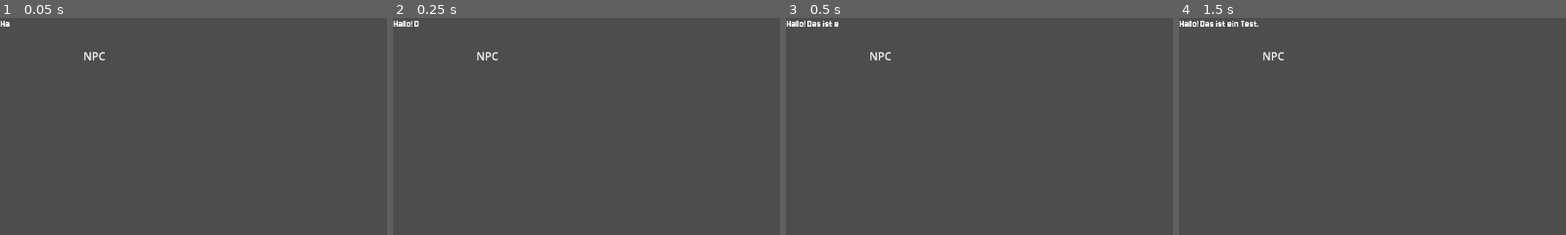
Above: before the commit, frames 1-4 (left to right).
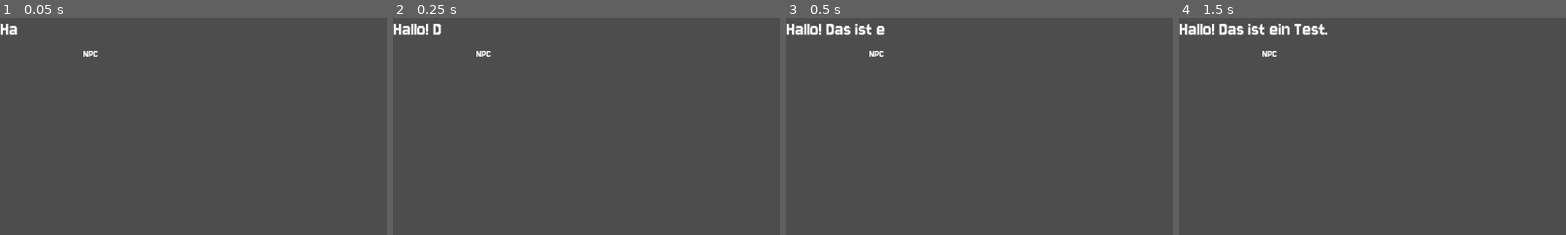
Above: after the commit, the same moments.

Repository: Tiltnick/ip2gd
Game: Godot game, scene res://scenes/dialog/dialog_manager.tscn
Two runs of this game, one before a commit and one after it. Both use one fixed random seed, a clock stepped at 60 frames per second and the inputs below. The project has no main scene, so this scene is started directly.
Inputs:
- Up to frame 1 (0.05 s): no input
- Up to frame 2 (0.25 s): no input
- Up to frame 3 (0.5 s): no input
- Up to frame 4 (1.5 s): tap Enter (ui_accept) at 0.5, 1.35 s; hold Enter (ui_accept) 0.53-1.28 s
The pictures show only the part of the screen within x 0-50%, y 0-50%; the shares and areas given below are measured in that part.

The runs differ from the first frame. In frame 1, 0.4% of the frame differs, in the area x 0-28%, y 1-20%; in frame 2, 0.7%; in frame 3, 1.2%; in frame 4, 1.6%, in the area x 0-39%, y 1-20%.

Commit message:
Addd Comments
Added Comments

Diff:
--- a/scenes/dialog/dialog_manager.tscn
+++ b/scenes/dialog/dialog_manager.tscn
@@ -22,9 +22,10 @@
 anchor_bottom = 0.81000006
 offset_left = 108.07
 offset_top = -96.750015
-offset_right = 284.07
-offset_bottom = 19.249985
-text = "Das ist Text
+offset_right = 341.07
+offset_bottom = 5.2499847
+theme_override_fonts/font = ExtResource("2_lgn1u")
+text = "Das ist der Name
 "
 
 [node name="Portrait" type="TextureRect" parent="DialogBox"]
@@ -40,6 +41,7 @@
 offset_bottom = 57.924995
 
 [node name="Dialog" type="RichTextLabel" parent="DialogBox"]
+texture_filter = 1
 layout_mode = 0
 offset_left = 1.0
 offset_right = 597.0
@@ -49,10 +51,12 @@
 theme_override_fonts/bold_italics_font = ExtResource("2_lgn1u")
 theme_override_fonts/italics_font = ExtResource("2_lgn1u")
 theme_override_fonts/mono_font = ExtResource("2_lgn1u")
+theme_override_font_sizes/normal_font_size = 30
+text = "Das ist der Dialog Text"
 
 [node name="Choices" type="VBoxContainer" parent="DialogBox"]
 layout_mode = 0
-offset_left = 28.0
-offset_top = 61.0
-offset_right = 537.0
-offset_bottom = 283.0
+offset_left = 8.0
+offset_top = 97.0
+offset_right = 517.0
+offset_bottom = 319.0
--- a/scripts/dialog/dialog_box.gd
+++ b/scripts/dialog/dialog_box.gd
@@ -1,50 +1,58 @@
 extends Control
 
+# References to UI elements inside the scene
 @onready var portrait = $Portrait
 @onready var name_label = $Name
 @onready var choices = $Choices
 @onready var dialog_text: RichTextLabel = $Dialog
 
-@export var typing_speed := 0.02
-var typing := false
-var skip := false
+# Settings and state
+@export var typing_speed := 0.02   # Delay between each character
+var typing := false                # True while the text is being revealed
+var skip := false                  # True when the player wants to skip the typing
 
 func _ready():
 	hide()
-	show_dialog("NPC", null, "Hallo! Das ist ein Test.")
+	show_dialog("NPC", null, "Hallo! Das ist ein Test.")  # Example dialog on startup
 
 func show_dialog(charakter_name: String = "", portrait_texture: Texture2D = null, text: String = ""):
+	# Handle the character name label
 	if charakter_name == "":
 		name_label.hide()
 	else:
 		name_label.text = charakter_name
 		name_label.show()
 
+	# Handle the portrait image
 	if portrait_texture == null:
 		portrait.hide()
 	else:
 		portrait.texture = portrait_texture
 		portrait.show()
 
+	# Hide choices until the text is done typing
 	choices.visible = false
 	show()
 	type_text(text)
 
 func type_text(text: String) -> void:
+	# Set up the text for the typewriter effect
 	dialog_text.text = text
 	dialog_text.visible_characters = 0
 	typing = true
 	skip = false
 
 	var total := dialog_text.get_total_character_count()
-	call_deferred("type_step", total)
+	call_deferred("type_step", total)  # Start typing next frame
 
 func type_step(total: int) -> void:
+	# If player skips, show the full text immediately
 	if skip:
 		dialog_text.visible_characters = total
 		finish_typing()
 		return
 
+	# Reveal one character at a time
 	if dialog_text.visible_characters < total:
 		dialog_text.visible_characters += 1
 		await get_tree().create_timer(typing_speed).timeout
@@ -53,10 +61,12 @@
 		finish_typing()
 
 func finish_typing() -> void:
+	# Called once the text is fully visible
 	typing = false
 	choices.visible = true
 
 func _unhandled_input(event: InputEvent) -> void:
+	# Allow player to skip or advance using "ui_accept"
 	if event.is_action_pressed("ui_accept"):
 		if typing:
 			skip = true
